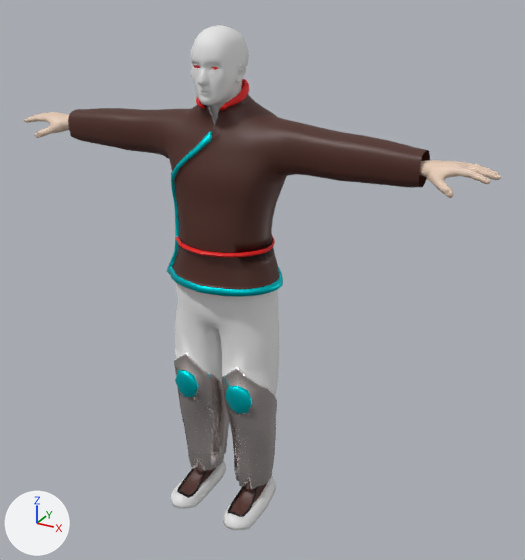
The FBX model Assets/Prefabs/Player/Kalle/main_v5.fbx, before and after one commit.
Before and after are seen from a 50 mm camera at (1.33, -2.14, 2.07) aimed at (0.12, 0.04, 0.98). Lighting does not change. The marker at lower left points along +X, +Y and +Z.

Objects in the first picture: 'Paita.001'.
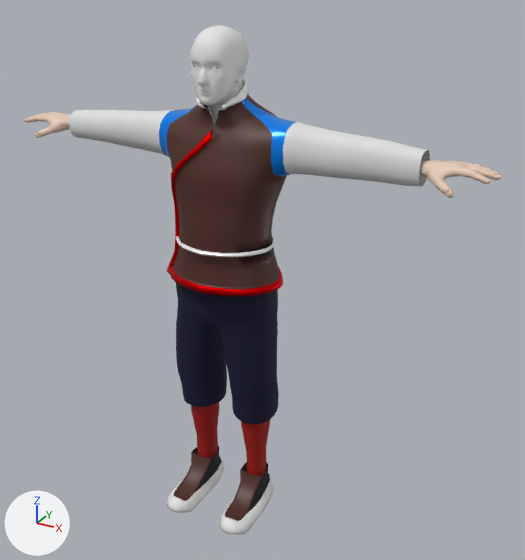
What differs and where, as boxes [x1, y1, x2, y2] in the pictures (525 x 560 px; the box of a moved part takes in the faces that stretch with it):
'Paita.001', recoloured, reshaped (brown to white, 46% shorter)
    before: [24, 25, 501, 530]
    after: [24, 25, 501, 297]
'pants', added (blue)
    after: [176, 283, 279, 477]
    faces in mat_housut (dark blue #03032f): [176, 283, 279, 424]
    faces in mat_housut_sukat (red #9f0700): [191, 402, 270, 477]
'shoes', added
    after: [167, 446, 273, 535]
    faces in mat_kengat (brown #4d271d): [174, 452, 261, 521]
    faces in mat_kengat_valk (white #e7e7e7): [167, 457, 273, 535]
    faces in mat_kengat_musta (black #000000): [192, 446, 270, 513]
part 1 of me_cylinder_003, deleted
    before: [223, 476, 276, 530]
part 2 of me_cylinder_003, deleted
    before: [171, 459, 226, 509]
part 3 of me_cylinder_003, cut back
    before: [174, 283, 279, 489]
part 4 of me_cylinder_003, cut back
    before: [49, 61, 222, 133]
    after: [49, 61, 221, 132]
part 5 of me_cylinder_003, moved or reshaped
    before: [294, 134, 427, 188]
    after: [294, 134, 427, 187]
part 6 of me_cylinder_003, recoloured (brown to blue)
    both: [161, 98, 296, 177]
part 7 of me_cylinder_003, recoloured (brown to white)
    both: [127, 112, 430, 172]

Patch to the scene script:
```diff
--- a/Assets/Prefabs/Player/Kalle/main_v5.fbx.py
+++ b/Assets/Prefabs/Player/Kalle/main_v5.fbx.py
@@ mat_polvet @@
 mat_polvet = principled_material('polvet')
-mat_polvet.base_color = (0.00181, 0.733, 0.8)  # cyan #06dee7
+mat_polvet.base_color = (0.8, 0.0, 0.000807)  # red #e70003
 mat_polvet.metallic = 1.0
@@ mat_housut @@
 mat_housut = principled_material('housut')
-mat_housut.base_color = (0.8, 0.8, 0.8)  # white #e7e7e7
+mat_housut.base_color = (0.000818, 0.00106, 0.0289)  # dark blue #03032f
 mat_housut.roughness = 1.0
@@ mat_vyo @@
 mat_vyo = principled_material('vyo')
-mat_vyo.base_color = (0.8, 0.0, 0.0)  # red #e70000
+mat_vyo.base_color = (1.0, 1.0, 1.0)  # white #ffffff
@@ mat_salamat @@
+mat_salamat = principled_material('salamat')
+mat_salamat.base_color = (0.0, 0.262, 1.0)  # blue #008cff
+mat_salamat.metallic = 0.495
+mat_salamat.roughness = 0.217
@@ mat_hihat @@
+mat_hihat = principled_material('hihat')
+mat_hihat.base_color = (0.744, 0.744, 0.744)  # light grey #e0e0e0
+mat_hihat.roughness = 1.0
@@ me_cylinder_003 @@
-me_cylinder_003.from_pydata(...)  # 6523 vertices, 9478 faces; spans x -0.93..0.94, y -0.23..0.17, z -0.01..1.88
-me_cylinder_003.materials.append(mat_kengat_musta)  # black #000000
-me_cylinder_003.materials.append(mat_kengat_valk)  # white #e7e7e7
-me_cylinder_003.materials.append(mat_housut_suoja)  # white #e7ddda
+me_cylinder_003.from_pydata(...)  # 4734 vertices, 7232 faces; spans x -0.93..0.94, y -0.2..0.17, z 0.86..1.88
+# me_cylinder_003 part 1: the loose piece of 271 vertices spanning x 0.07..0.19, y -0.23..0.1, z -0.01..0.15 is deleted
+# me_cylinder_003 part 2: the loose piece of 271 vertices spanning x -0.19..-0.07, y -0.23..0.1, z -0.01..0.15 is deleted
+# me_cylinder_003 part 3: 928 vertices removed from x -0.22..0.22, y -0.16..0.14, z 0.1..1.05; 1 vertex added at x -0.17, y -0.1, z 1.04
+# me_cylinder_003 part 4: 245 vertices moved from x -0.74..0.1, y -0.11..0.17, z 1.33..1.77 to x -0.74..0.09, y -0.11..0.16, z 1.33..1.77; 341 vertices removed from x -0.74..0.05, y -0.11..0.06, z 1.46..1.77; 21 vertices added at x -0.74..0.05, y -0.12..0.06, z 1.47..1.76
+# me_cylinder_003 part 5: 55 vertices moved from x 0.32..0.67, y -0.04..0.1, z 1.41..1.56 to x 0.33..0.66, y -0.04..0.1, z 1.41..1.55
+# me_cylinder_003 part 6: 82 faces spanning x -0.25..0.26, y -0.07..0.11, z 1.39..1.65 switch from mat_kengat (brown #4d271d) to mat_salamat (blue #008cff)
+# me_cylinder_003 part 7: 252 faces spanning x -0.69..0.71, y -0.06..0.1, z 1.41..1.58 switch from mat_kengat (brown #4d271d) to mat_hihat (light grey #e0e0e0)
 me_cylinder_003.materials.append(mat_polvet)
-me_cylinder_003.materials.append(mat_housut)  # white #e7e7e7
 me_cylinder_003.materials.append(mat_vyo)
@@ ob_shoes @@
+ob_shoes = bpy.data.objects.new('shoes', me_cylinder_006)  # 486 vertices, 464 faces; spans x -0.195..0.195, y -0.258..0.082, z -0.007..0.148; in mat_kengat (brown #4d271d), mat_kengat_musta (black #000000), mat_kengat_valk (white #e7e7e7)
+ob_shoes.location = (0.0, 0.0, 0.0)
@@ ob_pants @@
+ob_pants = bpy.data.objects.new('pants', me_cylinder_007)  # 904 vertices, 868 faces; spans x -0.214..0.214, y -0.154..0.142, z 0.094..1.045; in mat_housut (dark blue #03032f), mat_housut_sukat (red #9e0700)
+ob_pants.location = (0.0, 0.0, 0.0)
```
